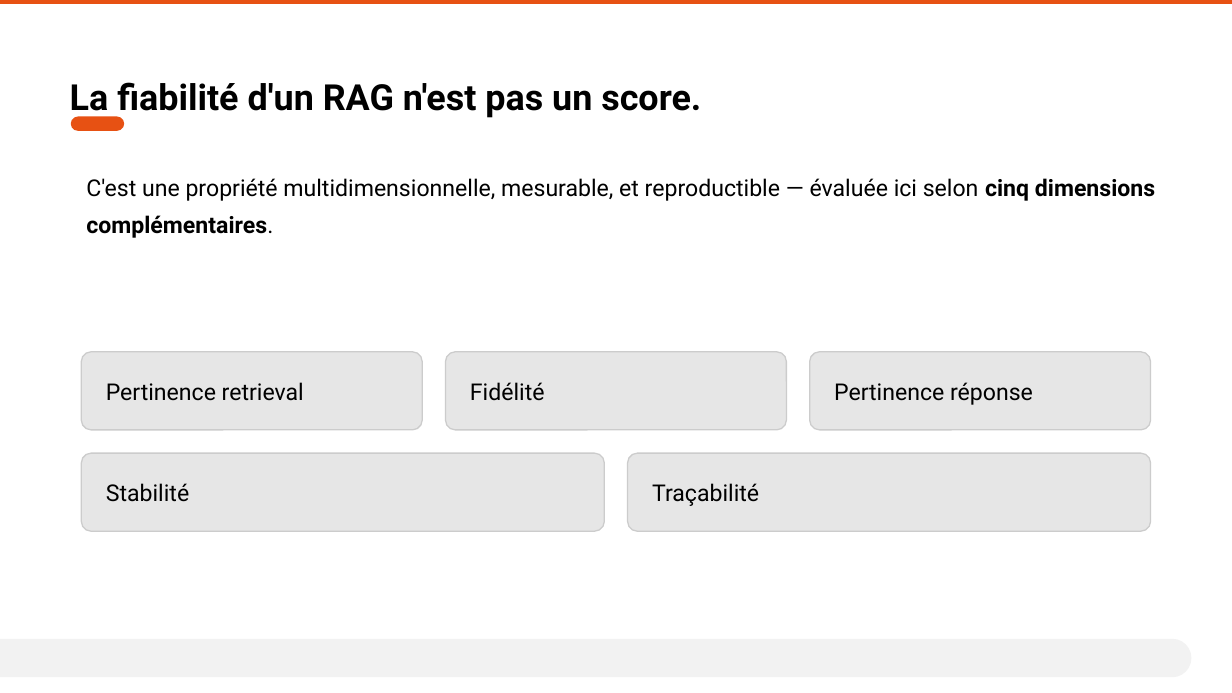
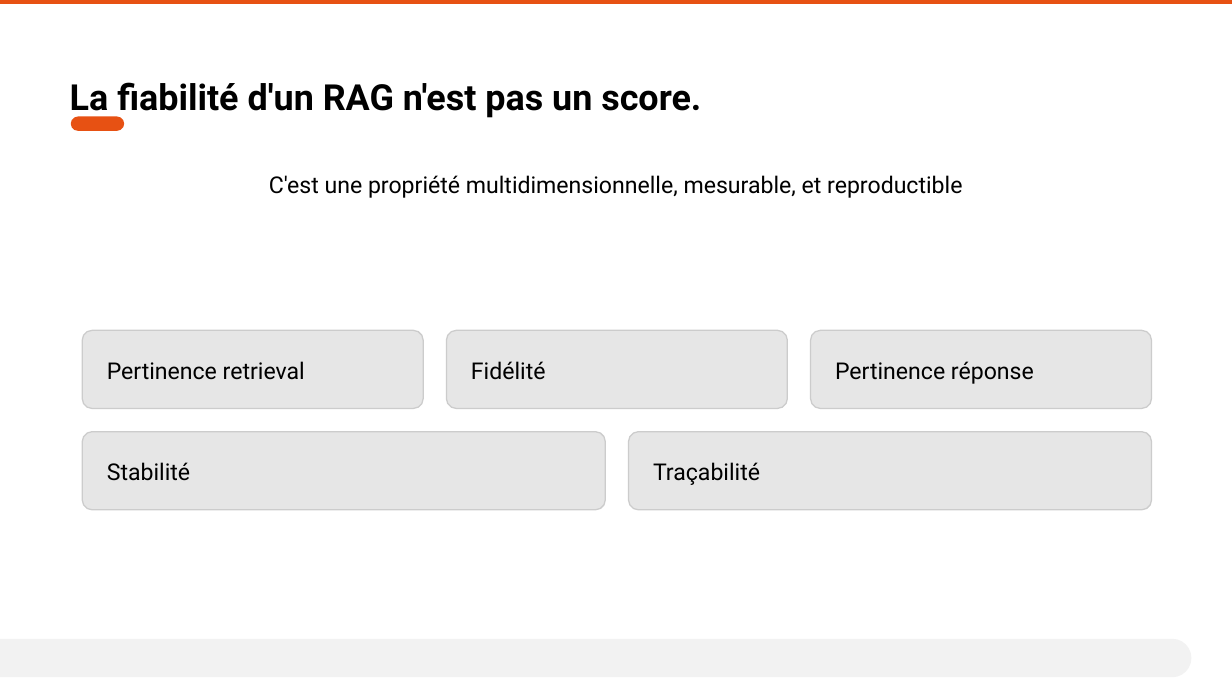
Before and after one commit to AurelienLELEU/memoire, a slide deck: slide 3 of Évaluer la cohérence et la fiabilité d'un système RAG en contexte industriel critique.pptx. Drawn at 1232x693 pixels with LibreOffice and Linux fonts; fonts in the diff are those of the drawing. Boxes give left, top, right and bottom in pixels: in the first picture for what was removed or moved away, otherwise in the second. Text is boxed around its words. In the diff, an @@ line names an element or a change of style, - is before the commit and + after.

```diff
--- a/Évaluer la cohérence et la fiabilité d'un système RAG en contexte industriel critique.pptx
+++ b/Évaluer la cohérence et la fiabilité d'un système RAG en contexte industriel critique.pptx
@@ text at (269,175,962,198): text changed @@
-C'est une propriété multidimensionnelle, mesurable, et reproductible — évaluée ici selon cinq dimensions complémentaires.
+C'est une propriété multidimensionnelle, mesurable, et reproductible
@@ 5 texts, 5 rounded rectangles: place and size @@
-5 texts, 5 rounded rectangles at (81,352,1151,531)
+5 texts, 5 rounded rectangles at (82,331,1152,510)
```
Also in this commit, not shown: 8 other slides changed.
